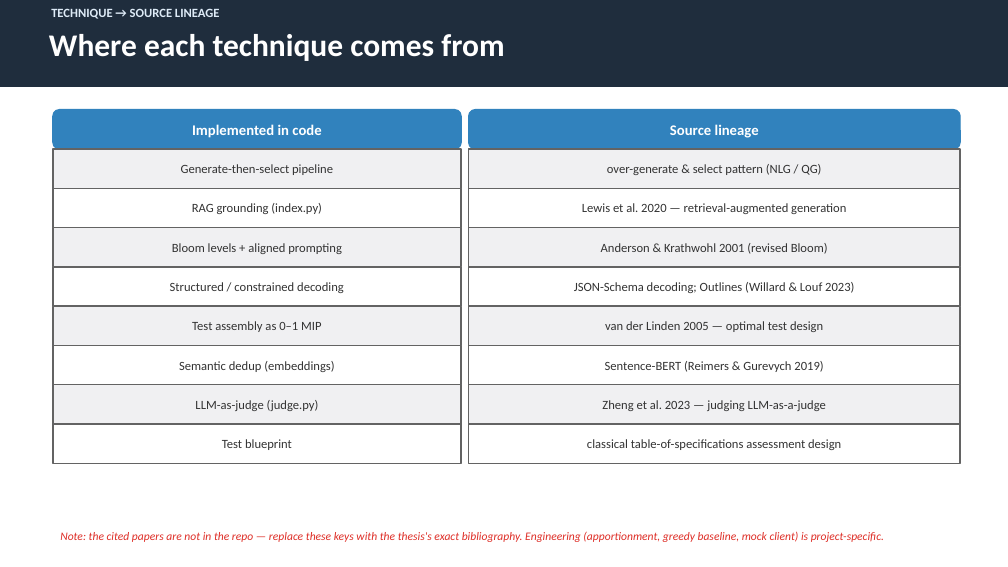
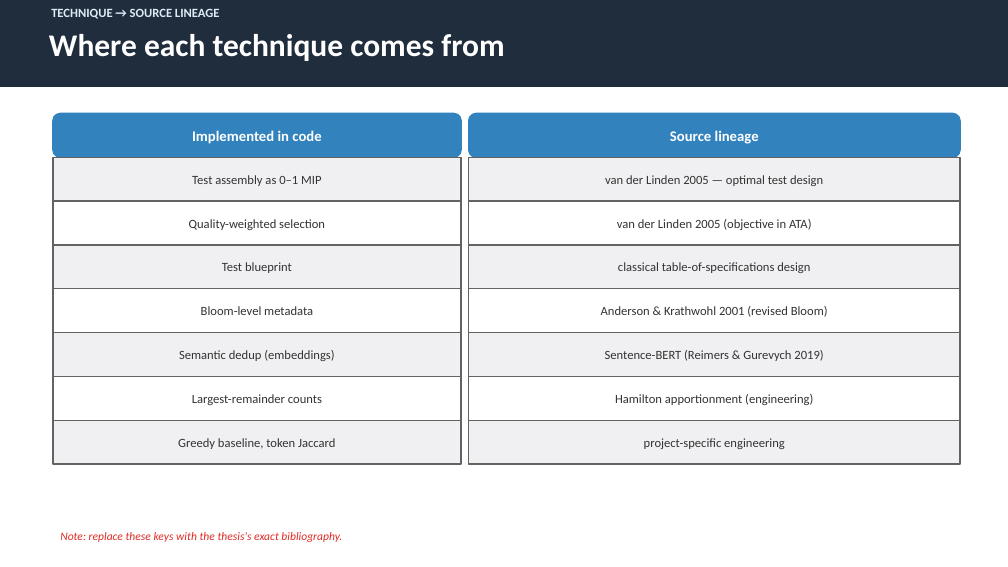
Before and after one commit to Jiniku/Masterthesis, a slide deck: slide 9 of docs/quizgen_slides.pptx (slide 11 before the commit). Drawn at 1008x567 pixels with LibreOffice and Linux fonts; fonts in the diff are those of the drawing. Boxes give left, top, right and bottom in pixels: in the first picture for what was removed or moved away, otherwise in the second. Text is boxed around its words. In the diff, an @@ line names an element or a change of style, - is before the commit and + after.

```diff
--- a/docs/quizgen_slides.pptx
+++ b/docs/quizgen_slides.pptx
@@ rounded rectangle "Implemented in code": place and size @@
-rounded rectangle "Implemented in code" at (53,110,461,149)
+rounded rectangle "Implemented in code" at (53,113,461,157)
@@ rounded rectangle "Source lineage": place and size @@
-rounded rectangle "Source lineage" at (469,110,960,149)
+rounded rectangle "Source lineage" at (469,113,960,157)
@@ rectangle removed at (53,149,461,188) @@
-Generate-then-select pipeline
@@ rectangle removed at (469,149,960,188) @@
-over-generate & select pattern (NLG / QG)
@@ rectangle "Test assembly as 0–1 MIP": place and size @@
-rectangle "Test assembly as 0–1 MIP" at (53,306,461,346)
+rectangle "Test assembly as 0–1 MIP" at (53,157,461,201)
@@ rectangle "van der Linden 2005 — ...": place and size @@
-rectangle "van der Linden 2005 — ..." at (469,306,960,346)
+rectangle "van der Linden 2005 — ..." at (469,157,960,201)
@@ rectangle "Quality-weighted selection": place and size @@
-rectangle "Quality-weighted selection" at (53,188,461,228)
+rectangle "Quality-weighted selection" at (53,201,461,245)
@@ rectangle "van der Linden 2005 (objective ...": place and size @@
-rectangle "van der Linden 2005 (objective ..." at (469,188,960,228)
+rectangle "van der Linden 2005 (objective ..." at (469,201,960,245)
@@ rectangle removed at (53,228,461,267) @@
-Bloom levels + aligned prompting
@@ text in rectangle at (189,219,325,230): text changed @@
-RAG grounding (index.py)
+Quality-weighted selection
@@ text in rectangle at (617,219,812,230): text changed @@
-Lewis et al. 2020 — retrieval-augmented generation
+van der Linden 2005 (objective in ATA)
@@ rectangle "Test blueprint": place and size @@
-rectangle "Test blueprint" at (53,424,461,464)
+rectangle "Test blueprint" at (53,245,461,289)
@@ fill #FFFFFF to #F0F0F2 in 4 elements at (469,333,960,377), (53,333,461,377), (53,245,461,289), (469,245,960,289) @@
@@ rectangle "classical table-of-specifications design": place and size @@
-rectangle "classical table-of-specifications design" at (469,424,960,464)
+rectangle "classical table-of-specifications design" at (469,245,960,289)
@@ rectangle removed at (469,267,960,306) @@
-JSON-Schema decoding; Outlines (Willard & Louf 2023)
@@ text in rectangle at (618,262,810,273): text changed @@
-classical table-of-specifications assessment design
+classical table-of-specifications design
@@ rectangle "Bloom-level metadata": place and size @@
-rectangle "Bloom-level metadata" at (53,267,461,306)
+rectangle "Bloom-level metadata" at (53,289,461,333)
@@ rectangle "Anderson & Krathwohl 2001 (revised ...": place and size @@
-rectangle "Anderson & Krathwohl 2001 (revised ..." at (469,228,960,267)
+rectangle "Anderson & Krathwohl 2001 (revised ..." at (469,289,960,333)
@@ rectangle "Anderson & Krathwohl 2001 (revised ..." at (469,289,960,333): fill #F0F0F2 to #FFFFFF @@
@@ text in rectangle at (201,306,313,315): text changed @@
-Structured / constrained decoding
+Bloom-level metadata
@@ rectangle "Semantic dedup (embeddings)": place and size @@
-rectangle "Semantic dedup (embeddings)" at (53,346,461,385)
+rectangle "Semantic dedup (embeddings)" at (53,333,461,377)
@@ rectangle "Sentence-BERT (Reimers & Gurevych 2019)": place and size @@
-rectangle "Sentence-BERT (Reimers & Gurevych 2019)" at (469,346,960,385)
+rectangle "Sentence-BERT (Reimers & Gurevych 2019)" at (469,333,960,377)
@@ rectangle added at (53,377,461,420), fill #FFFFFF, outline #636363 1.25 pt, 12 pt, text #333333 @@
+Largest-remainder counts
@@ rectangle added at (469,377,960,420), fill #FFFFFF, outline #636363 1.25 pt, 12 pt, text #333333 @@
+Hamilton apportionment (engineering)
@@ rectangle "Greedy baseline, token Jaccard": place and size @@
-rectangle "Greedy baseline, token Jaccard" at (53,385,461,424)
+rectangle "Greedy baseline, token Jaccard" at (53,420,461,464)
@@ text in rectangle at (178,438,335,449): text changed @@
-LLM-as-judge (judge.py)
+Greedy baseline, token Jaccard
@@ rectangle "project-specific engineering": place and size @@
-rectangle "project-specific engineering" at (469,385,960,424)
+rectangle "project-specific engineering" at (469,420,960,464)
@@ text in rectangle at (644,438,785,449): text changed @@
-Zheng et al. 2023 — judging LLM-as-a-judge
+project-specific engineering
@@ text at (60,532,342,542): text changed @@
-Note: the cited papers are not in the repo — replace these keys with the thesis's exact bibliography. Engineering (apportionment, greedy baseline, mock client) is project-specific.
+Note: replace these keys with the thesis's exact bibliography.
```
Also in this commit, not shown: 3 other slides changed, 6 slides added, 8 slides removed, 6 other files.
